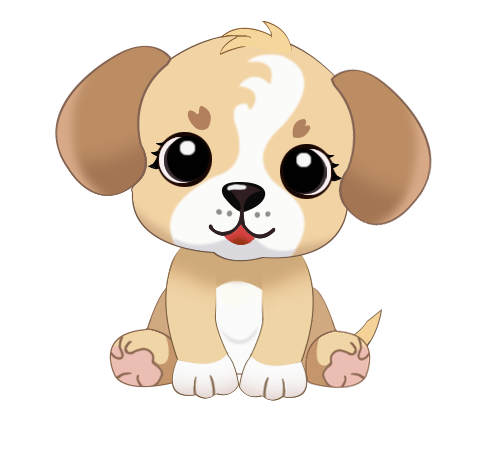
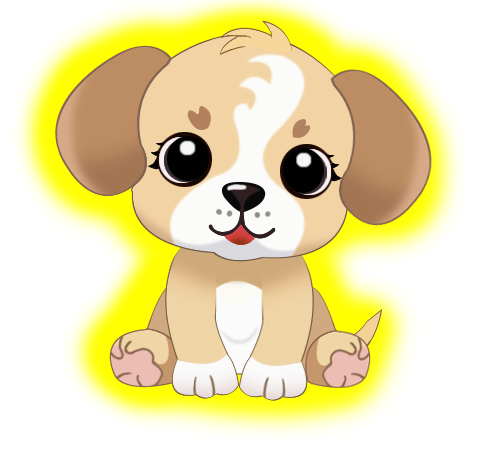
Two versions of the same layered image (488×462). Layer-by-layer changes:
added layer "Layer 4" above "Layer 6" over [11, 0, 216, 245]
added layer "Layer 6" above "Layer 5" over [57, 193, 428, 443]
added layer "Layer 5" above "Layer 3" over [77, 0, 405, 304]
added layer "Layer 3" above "Background" over [287, 22, 469, 272]
hid "Background" over [11, 0, 469, 443]
